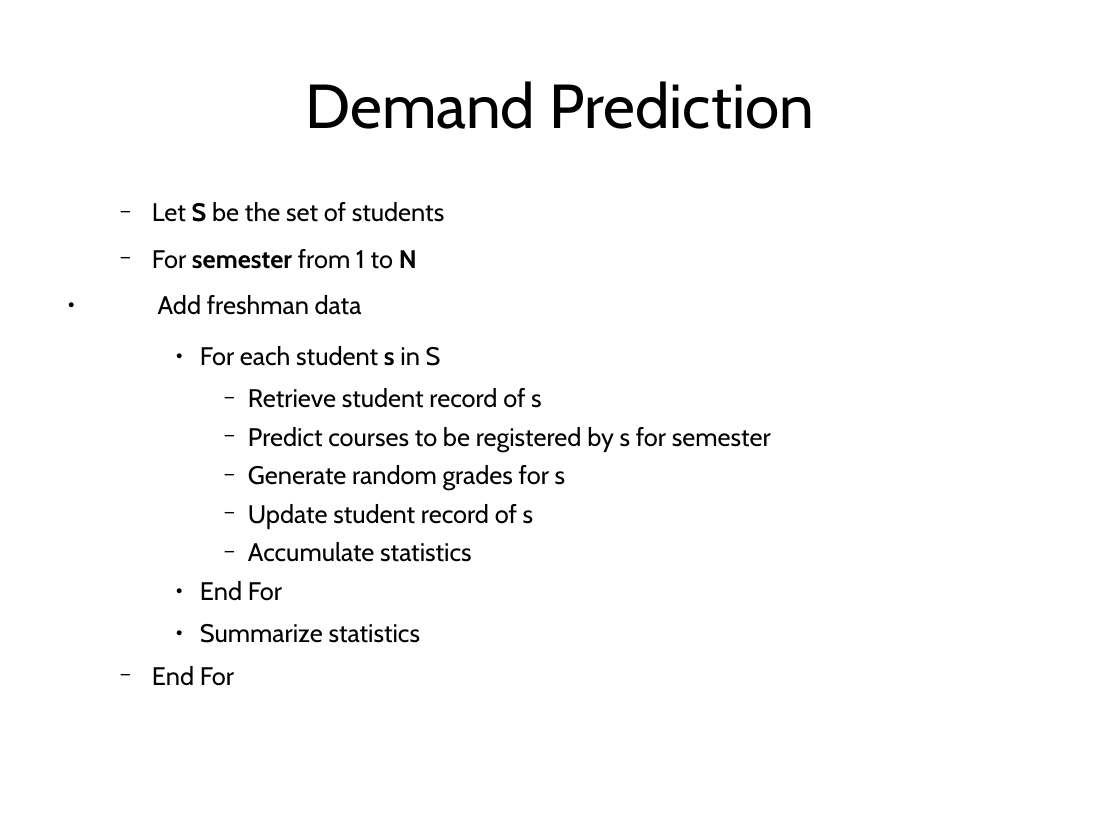
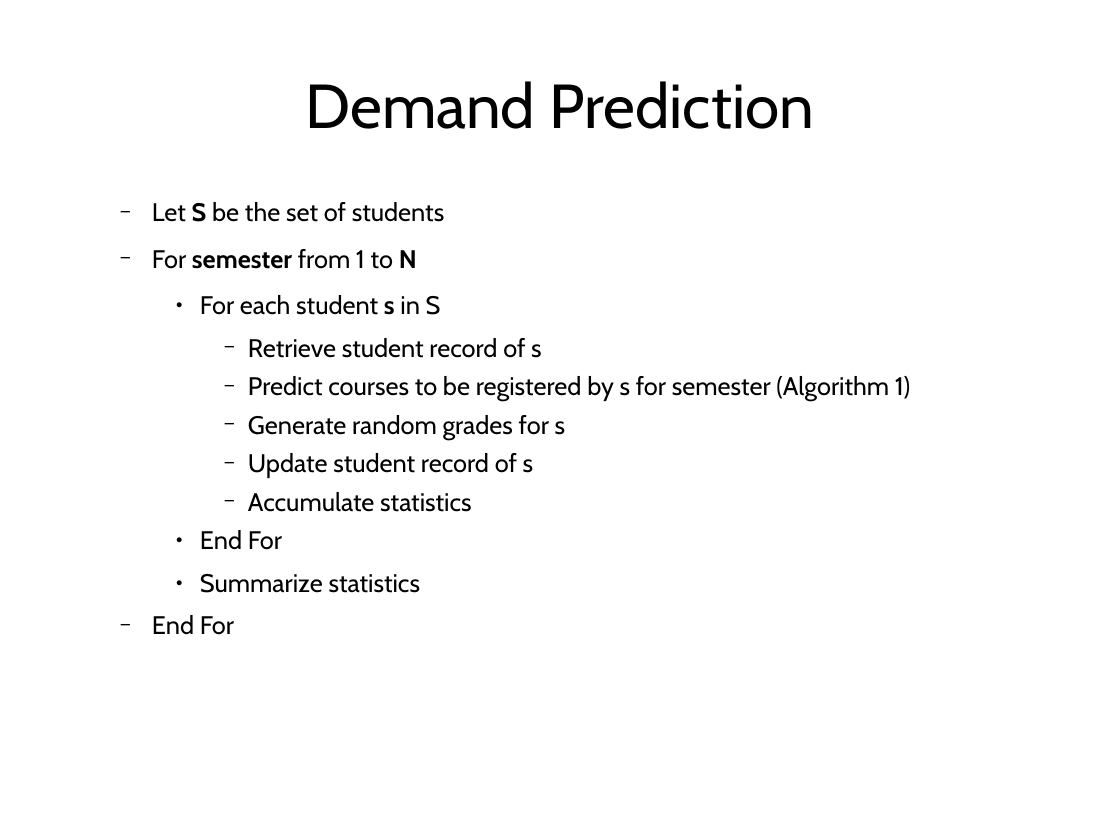
Before and after one commit to jachermocilla/jach-homepage, a slide deck: slide 15 of seminar-2008.odp. Drawn at 1120x840 pixels with LibreOffice and Linux fonts; fonts in the diff are those of the drawing. Boxes give left, top, right and bottom in pixels: in the first picture for what was removed or moved away, otherwise in the second. Text is boxed around its words. In the diff, an @@ line names an element or a change of style, - is before the commit and + after.

```diff
--- a/seminar-2008.odp
+++ b/seminar-2008.odp
@@ text at (x1=158, y1=295, x2=362, y2=315): paragraph removed @@
-● Add freshman data
@@ text at (x1=248, y1=376, x2=910, y2=401): text changed @@
-      − Predict courses to be registered by s for semester
+      − Predict courses to be registered by s for semester (Algorithm 1)
```
Also in this commit, not shown: 4 other slides changed.
